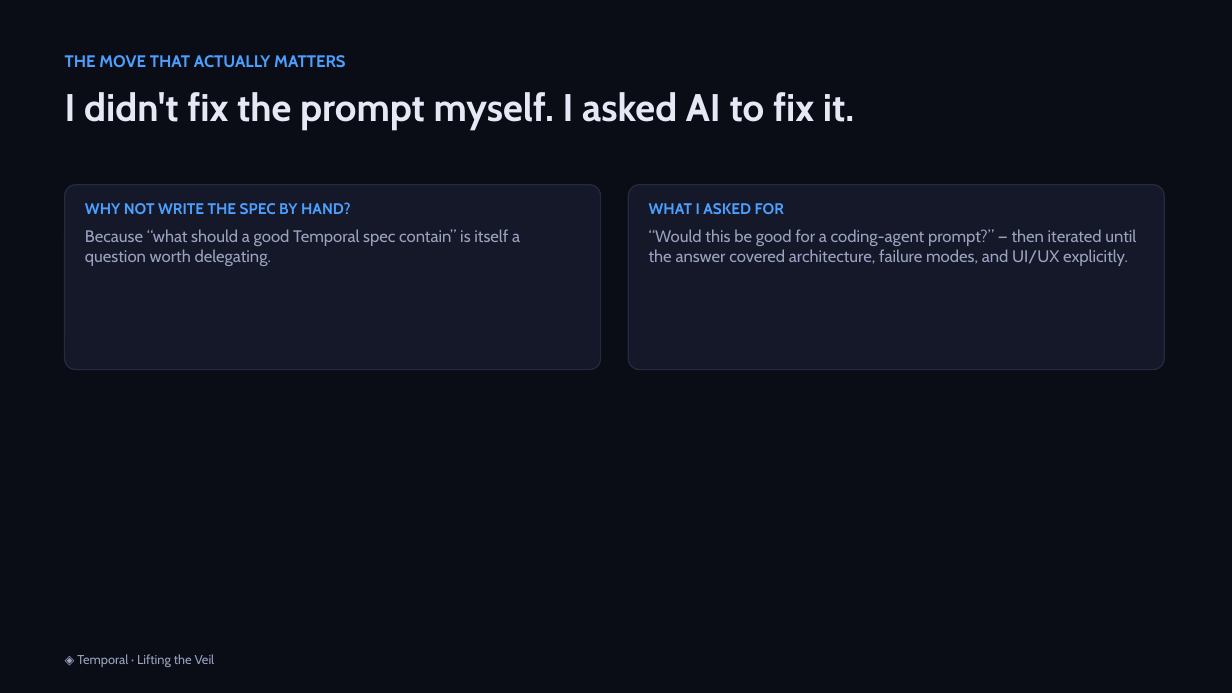
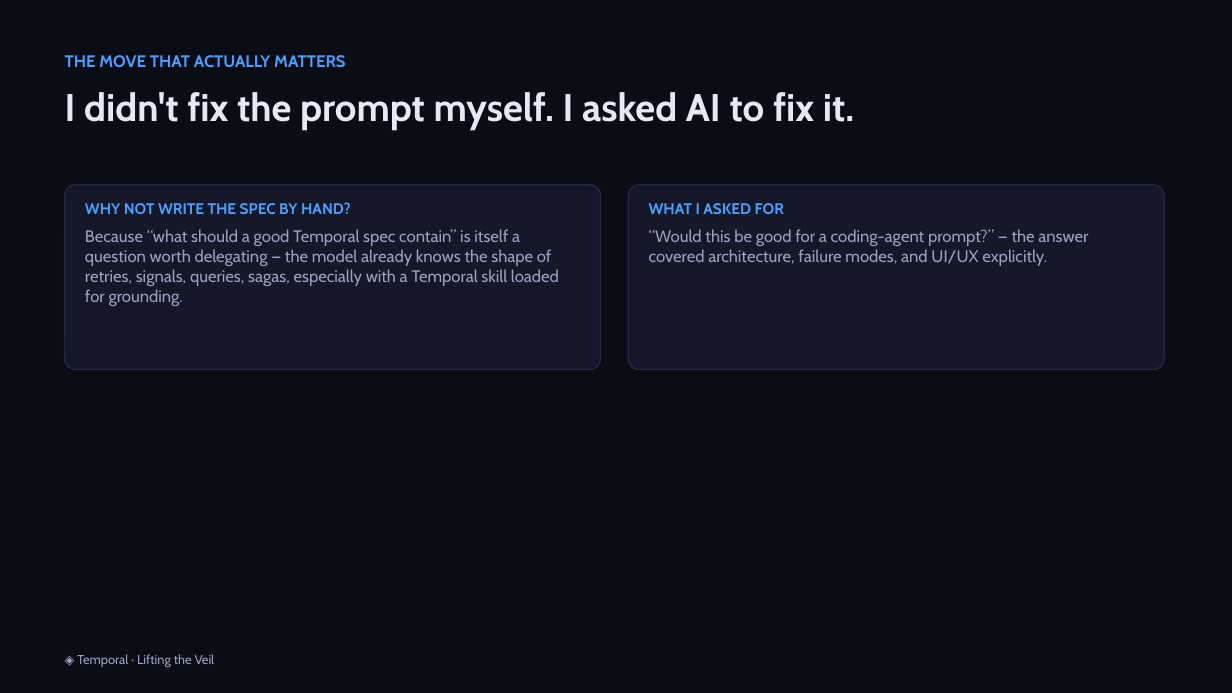
Before and after one commit to simy307/temporal-claims-demo, a slide deck: slide 8 of presentation/Lifting-the-Veil-Temporal-Talk.pptx. Drawn at 1232x693 pixels with LibreOffice and Linux fonts; fonts in the diff are those of the drawing. Boxes give left, top, right and bottom in pixels: in the first picture for what was removed or moved away, otherwise in the second. Text is boxed around its words. In the diff, an @@ line names an element or a change of style, - is before the commit and + after.

```diff
--- a/presentation/Lifting-the-Veil-Temporal-Talk.pptx
+++ b/presentation/Lifting-the-Veil-Temporal-Talk.pptx
@@ text at [85, 229, 559, 306]: text changed @@
-Because “what should a good Temporal spec contain” is itself a question worth delegating.
+Because “what should a good Temporal spec contain” is itself a question worth delegating — the model already knows the shape of retries, signals, queries, sagas, especially with a Temporal skill loaded for grounding.
@@ text at [649, 229, 1088, 266]: text changed @@
-“Would this be good for a coding-agent prompt?” — then iterated until the answer covered architecture, failure modes, and UI/UX explicitly.
+“Would this be good for a coding-agent prompt?” — the answer covered architecture, failure modes, and UI/UX explicitly.
```
Also in this commit, not shown: 7 other slides changed, 1 slide added, 5 other files.
